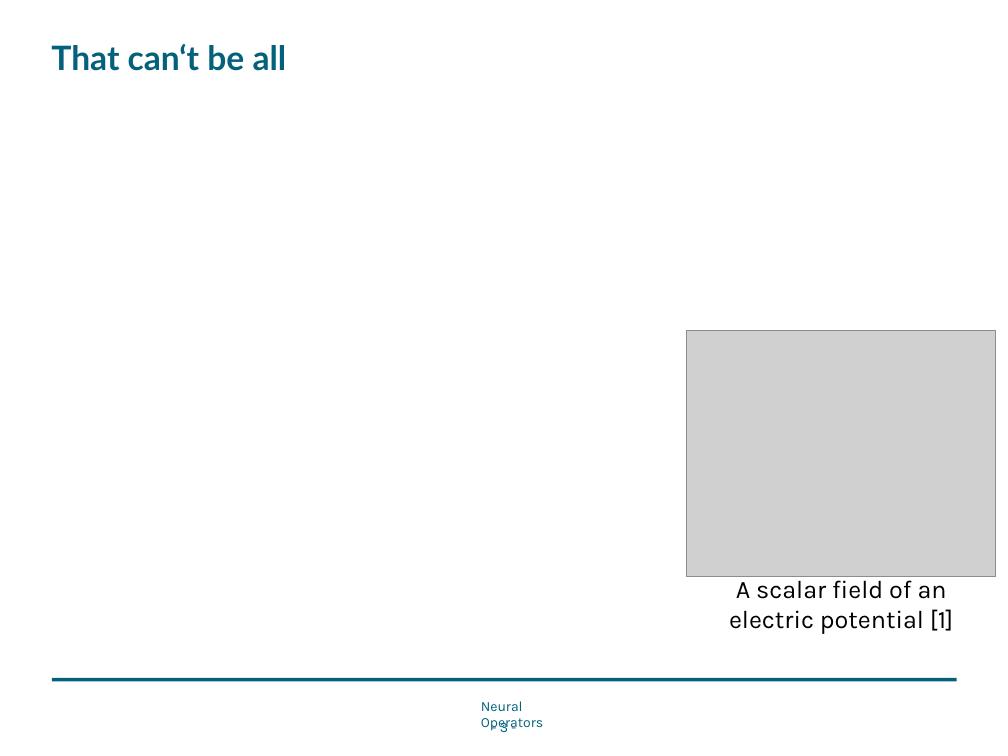
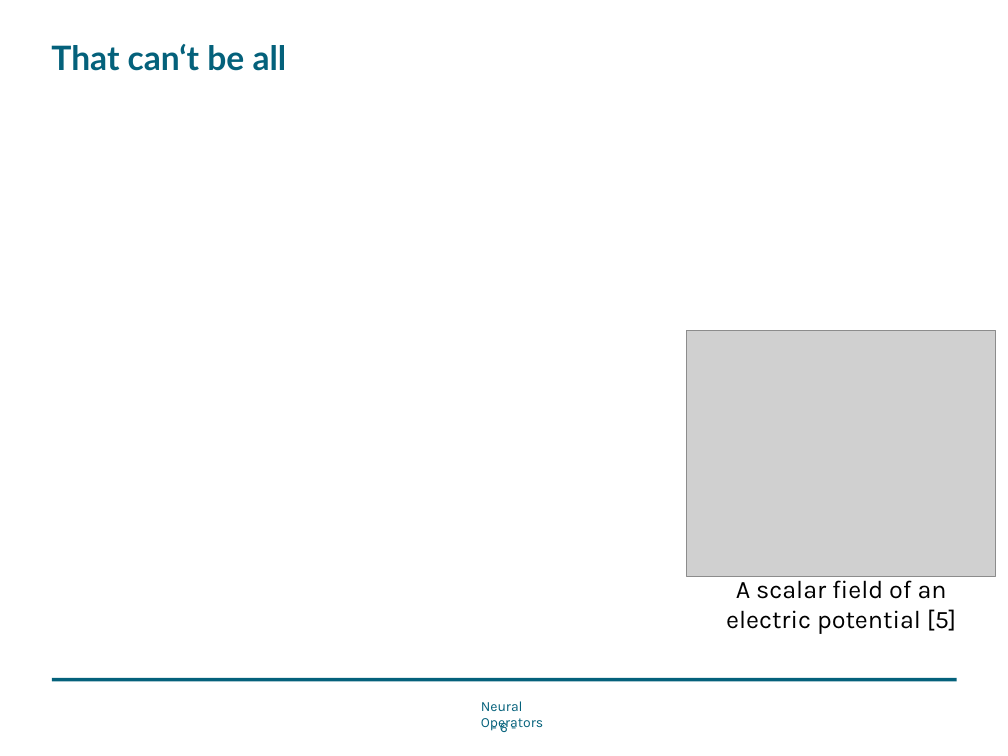
Before and after one commit to Nerrror/NeuralOperator, a slide deck: slide 6 of NeuralOperator.pptx (slide 3 before the commit). Drawn at 1008x756 pixels with LibreOffice and Linux fonts; fonts in the diff are those of the drawing; grey boxes stand for pictures; background and template pictures are left out. Boxes give left, top, right and bottom in pixels: in the first picture for what was removed or moved away, otherwise in the second. Text is boxed around its words. In the diff, an @@ line names an element or a change of style, - is before the commit and + after.

```diff
--- a/NeuralOperator.pptx
+++ b/NeuralOperator.pptx
@@ text at bbox=[726, 576, 956, 634]: text changed @@
-A scalar field of an electric potential [1]
+A scalar field of an electric potential [5]
@@ page number at bbox=[500, 719, 508, 736]: text changed @@
-- 3 -
+- 6 -
```
Also in this commit, not shown: 8 other slides changed, 7 slides added, 1 slide removed.
